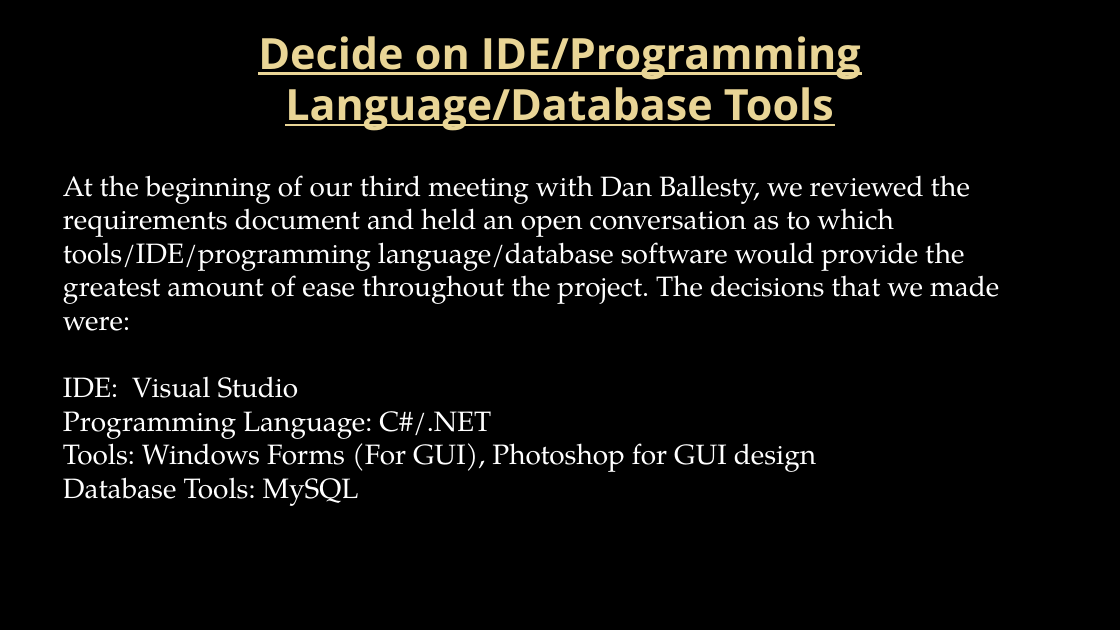
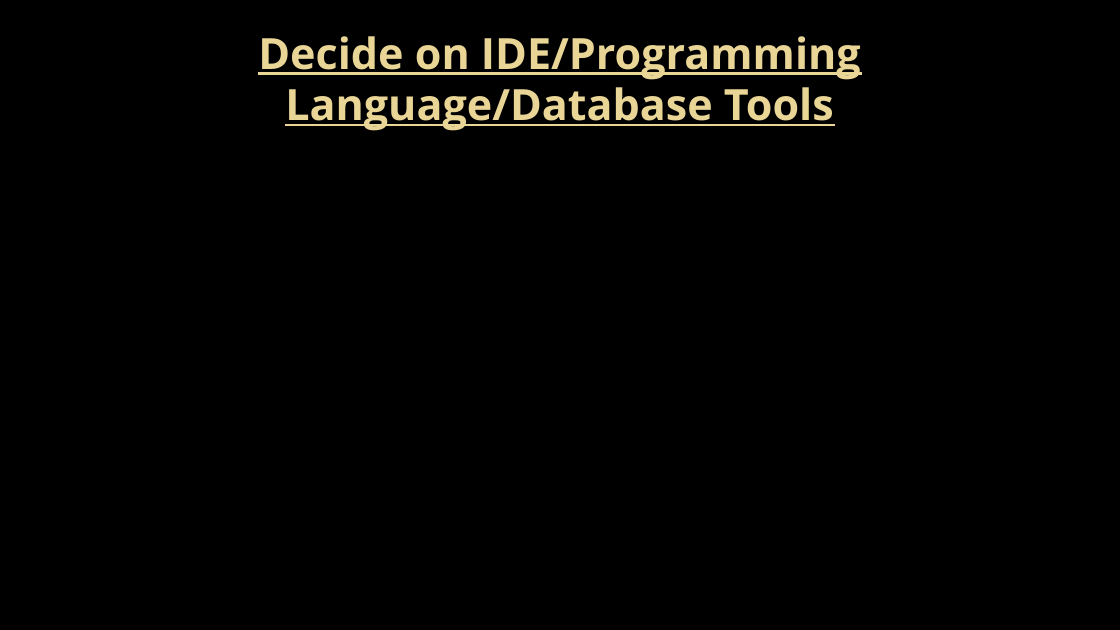
Before and after one commit to Topgun122104/SeniorProj, a slide deck: slide 8 of Documents/Presentations/Milestone 2 presentation.pptx (slide 9 before the commit). Drawn at 1120x630 pixels with LibreOffice and Linux fonts; fonts in the diff are those of the drawing; background and template pictures are left out. Boxes give left, top, right and bottom in pixels: in the first picture for what was removed or moved away, otherwise in the second. Text is boxed around its words. In the diff, an @@ line names an element or a change of style, - is before the commit and + after.

```diff
--- a/Documents/Presentations/Milestone 2 presentation.pptx
+++ b/Documents/Presentations/Milestone 2 presentation.pptx
@@ text removed at <box>63,175,999,506</box> @@
-At the beginning of our third meeting with Dan Ballesty, we reviewed the requirements document and held an open conversation as to which tools/IDE/programming language/database software would provide the greatest amount of ease throughout the project. The decisions that we made were:
-IDE: Visual Studio
-Programming Language: C#/.NET
-Tools: Windows Forms (For GUI), Photoshop for GUI design
-Database Tools: MySQL
```
Also in this commit, not shown: 8 other slides changed, 3 slides added, 4 slides removed.
